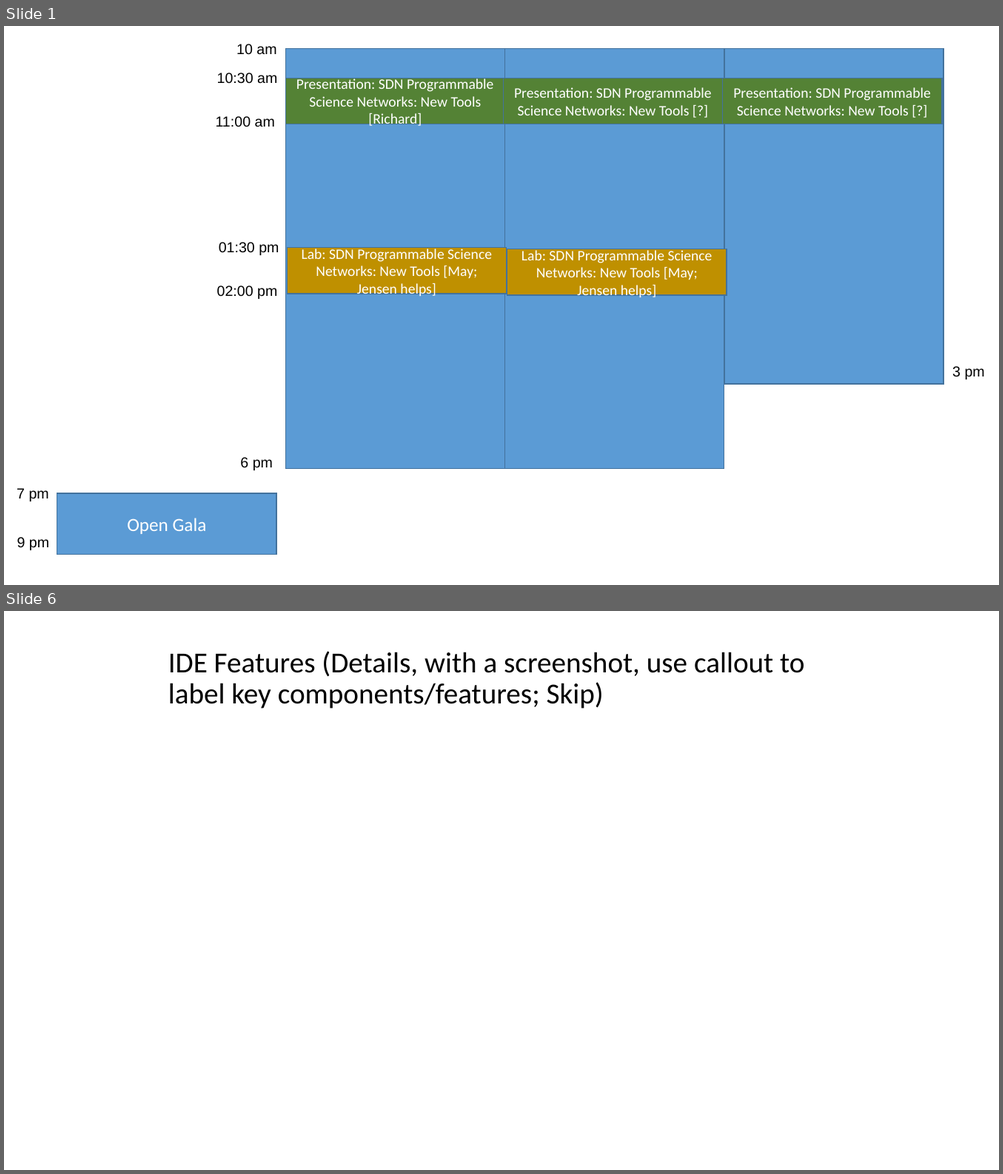
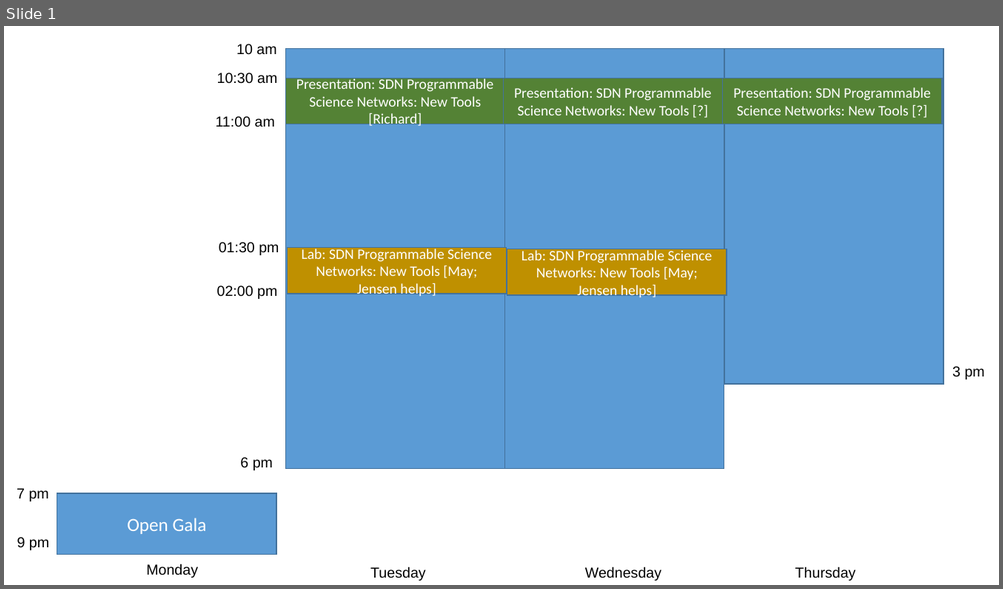
Before and after one commit to snlab/sc16, a slide deck: slides/schedule.pptx. Shown one above the other, each under a label of ours: slides 1 and 6 before the commit, slide 1 after it; the slides between them are not shown. The pictures are 1003x1174 and 1003x589 pixels, drawn with LibreOffice and Linux fonts; fonts in the diff are those of the drawing. Boxes give left, top, right and bottom in pixels: in the first picture for what was removed or moved away, otherwise in the second. Text is boxed around its words. In the diff, an @@ line names an element or a change of style, - is before the commit and + after.

```diff
--- a/slides/schedule.pptx
+++ b/slides/schedule.pptx
@@ slide 6 removed at (4, 611, 999, 1170), background #FFFFFF @@
@@ title removed at (168, 651, 804, 709) @@
-IDE Features (Details, with a screenshot, use callout to label key components/features; Skip)
@@ slide 1 changed as well @@
@@ text added at (146, 564, 198, 578), 14 pt, text #000000 @@
+Monday
@@ text added at (370, 567, 426, 581), 14 pt, text #000000 @@
+Tuesday
@@ text added at (585, 567, 661, 581), 14 pt, text #000000 @@
+Wednesday
@@ text added at (795, 567, 856, 581), 14 pt, text #000000 @@
+Thursday
```
Also in this commit, not shown: 5 other slides removed, 2 other files.
